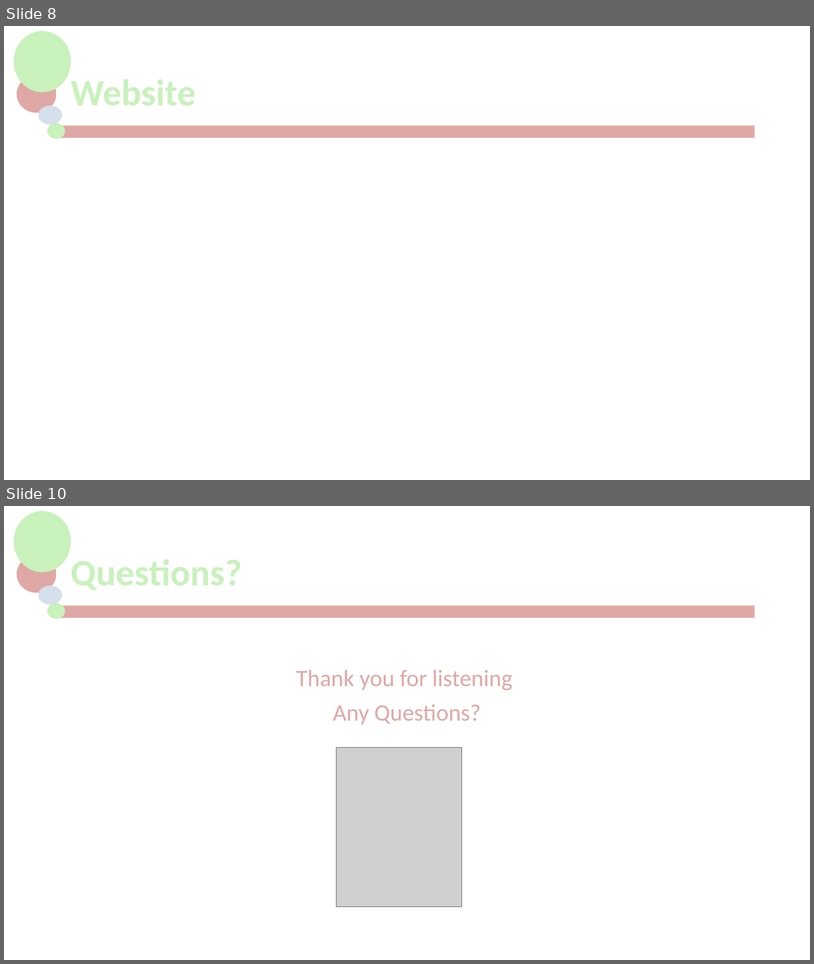
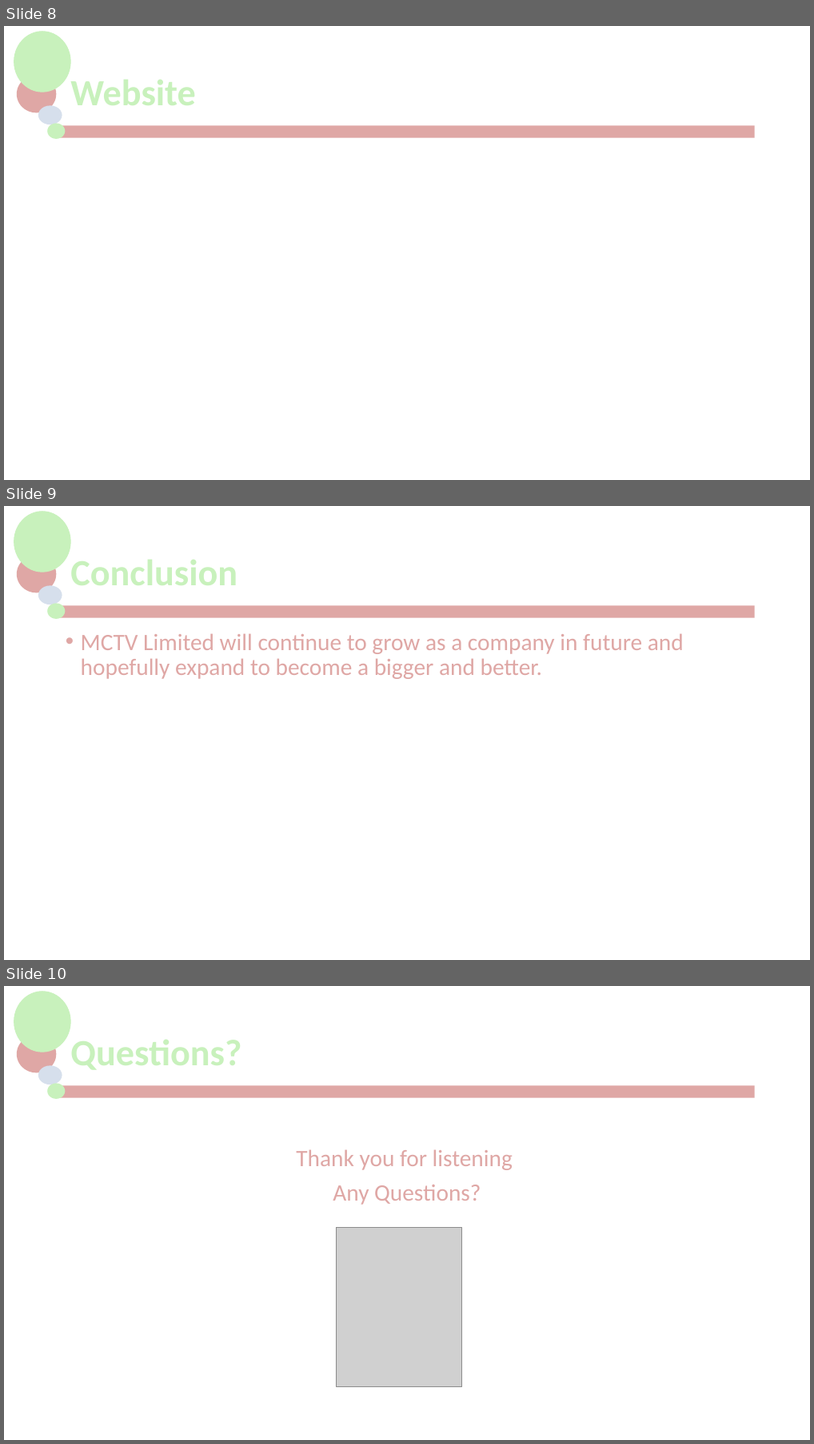
Before and after one commit to jackG97/Project, a slide deck: MCTV Limited.pptx. Shown one above the other, each under a label of ours: slides 8 and 10 before the commit, slides 8, 9 and 10 after it; the slides between them are not shown. The pictures are 814x964 and 814x1444 pixels, drawn with LibreOffice and Linux fonts; fonts in the diff are those of the drawing; grey boxes stand for pictures; background and template pictures are left out. Boxes give left, top, right and bottom in pixels: in the first picture for what was removed or moved away, otherwise in the second. Text is boxed around its words. In the diff, an @@ line names an element or a change of style, - is before the commit and + after.

```diff
--- a/MCTV Limited.pptx
+++ b/MCTV Limited.pptx
@@ slide 9 added at bbox=[4, 506, 810, 960], background #FFFFFF; not listed: 5 template elements that a slide beside it also shows @@
@@ title added at bbox=[65, 530, 754, 618], 44 pt, text #C8F1BC, bold @@
+Conclusion
@@ text added at bbox=[81, 634, 684, 679], 28 pt, text #DFA7A5 @@
+• MCTV Limited will continue to grow as a company in future and hopefully expand to become a bigger and better.
```
Also in this commit, not shown: 2 slides changed, 1 slide removed.
